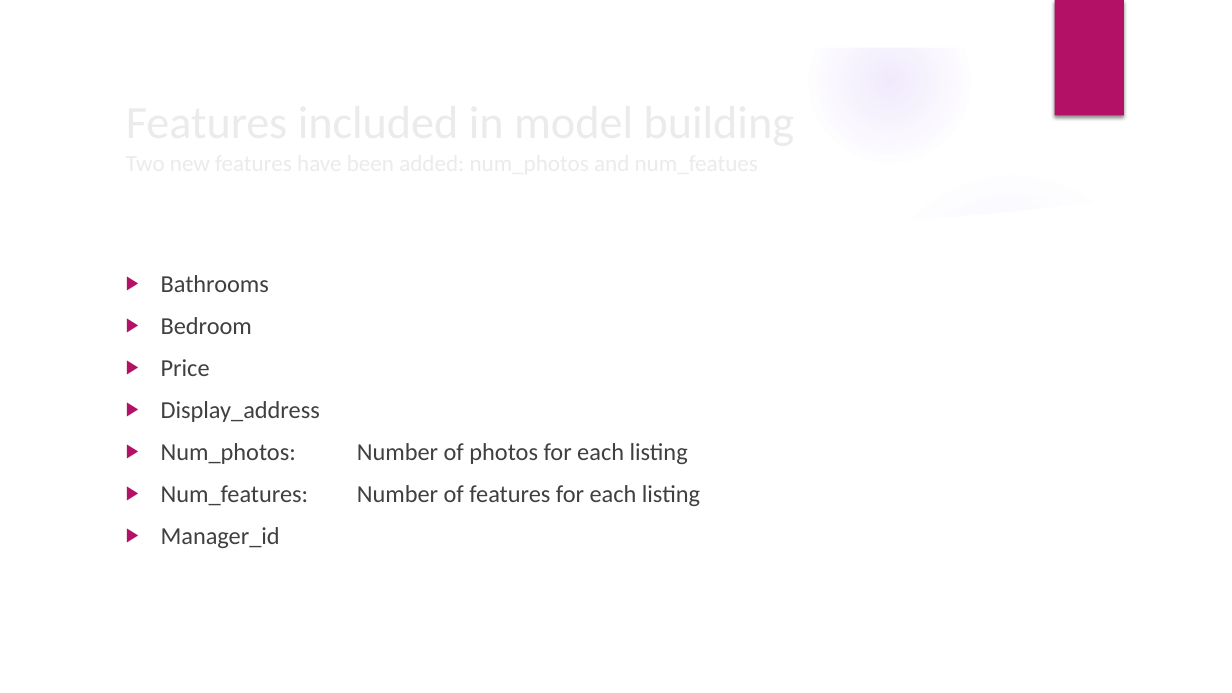
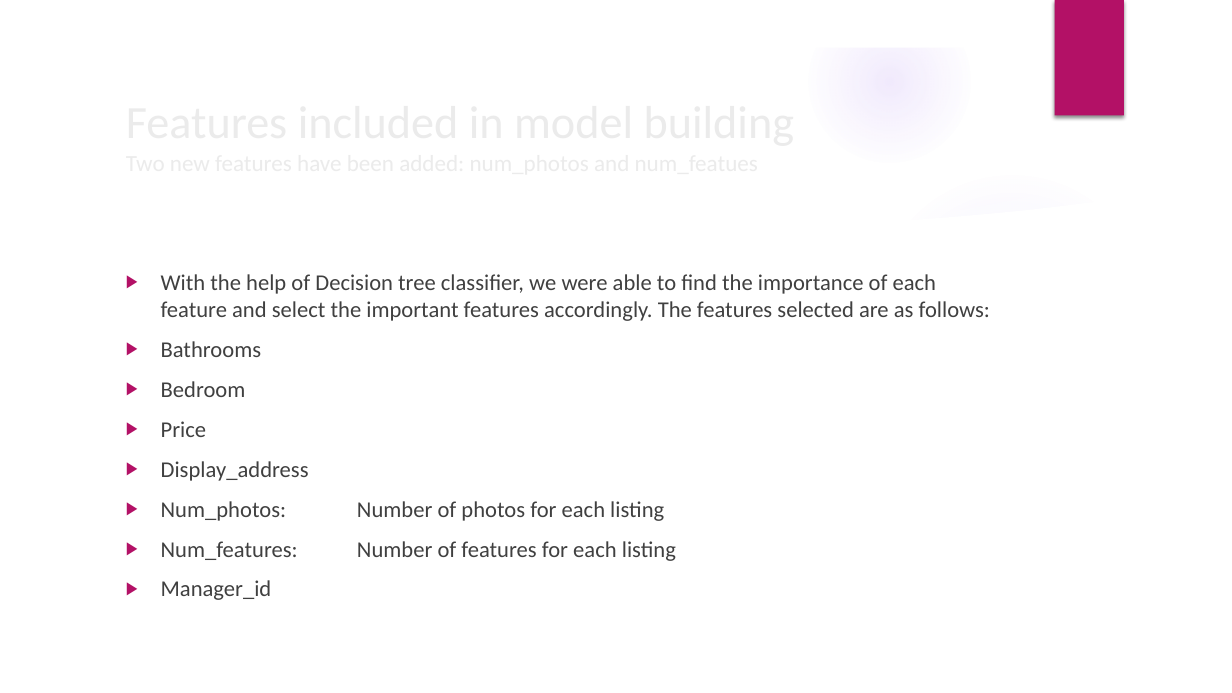
Before and after one commit to SidhantAB/Springboard-data-science-intensive-Capstone-project, a slide deck: slide 8 of Capstone Project Presentation.pptx. Drawn at 1232x693 pixels with LibreOffice and Linux fonts; fonts in the diff are those of the drawing; background and template pictures are left out. Boxes give left, top, right and bottom in pixels: in the first picture for what was removed or moved away, otherwise in the second. Text is boxed around its words. In the diff, an @@ line names an element or a change of style, - is before the commit and + after.

```diff
--- a/Capstone Project Presentation.pptx
+++ b/Capstone Project Presentation.pptx
@@ text at [161,274,990,321]: paragraph added @@
+▶ With the help of Decision tree classifier, we were able to find the importance of each feature and select the important features accordingly. The features selected are as follows:
@@ text at [161,341,676,600]: size 19 to 17.6 pt in "Bathrooms", "Bedroom", "Price", "Display_address" and 3 more places @@
```
Also in this commit, not shown: 4 other slides changed.
